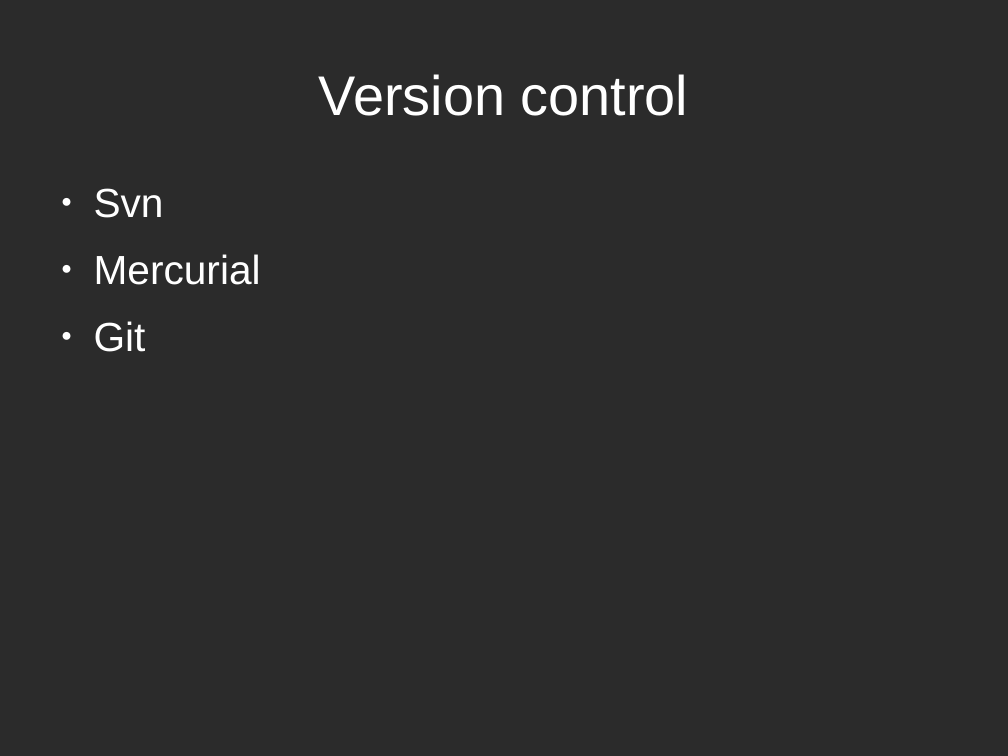
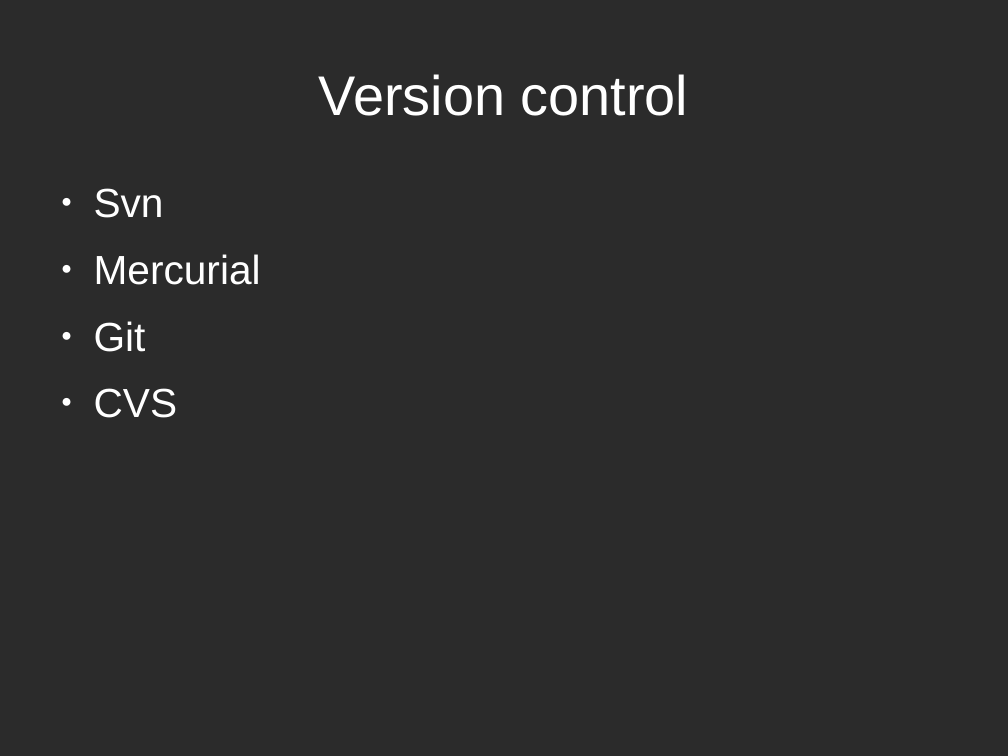
Before and after one commit to hwdegroot/days-of-code, a slide deck: slide 2 of presentation/zee-slides.odp. Drawn at 1008x756 pixels with LibreOffice and Linux fonts; fonts in the diff are those of the drawing; background and template pictures are left out; a plain dark background stands for a picture behind light text. Boxes give left, top, right and bottom in pixels: in the first picture for what was removed or moved away, otherwise in the second. Text is boxed around its words. In the diff, an @@ line names an element or a change of style, - is before the commit and + after.

```diff
--- a/presentation/zee-slides.odp
+++ b/presentation/zee-slides.odp
@@ text at (94, 388, 178, 418): paragraph added @@
+● CVS
```
Also in this commit, not shown: 1 other slide changed, 1 slide added.
